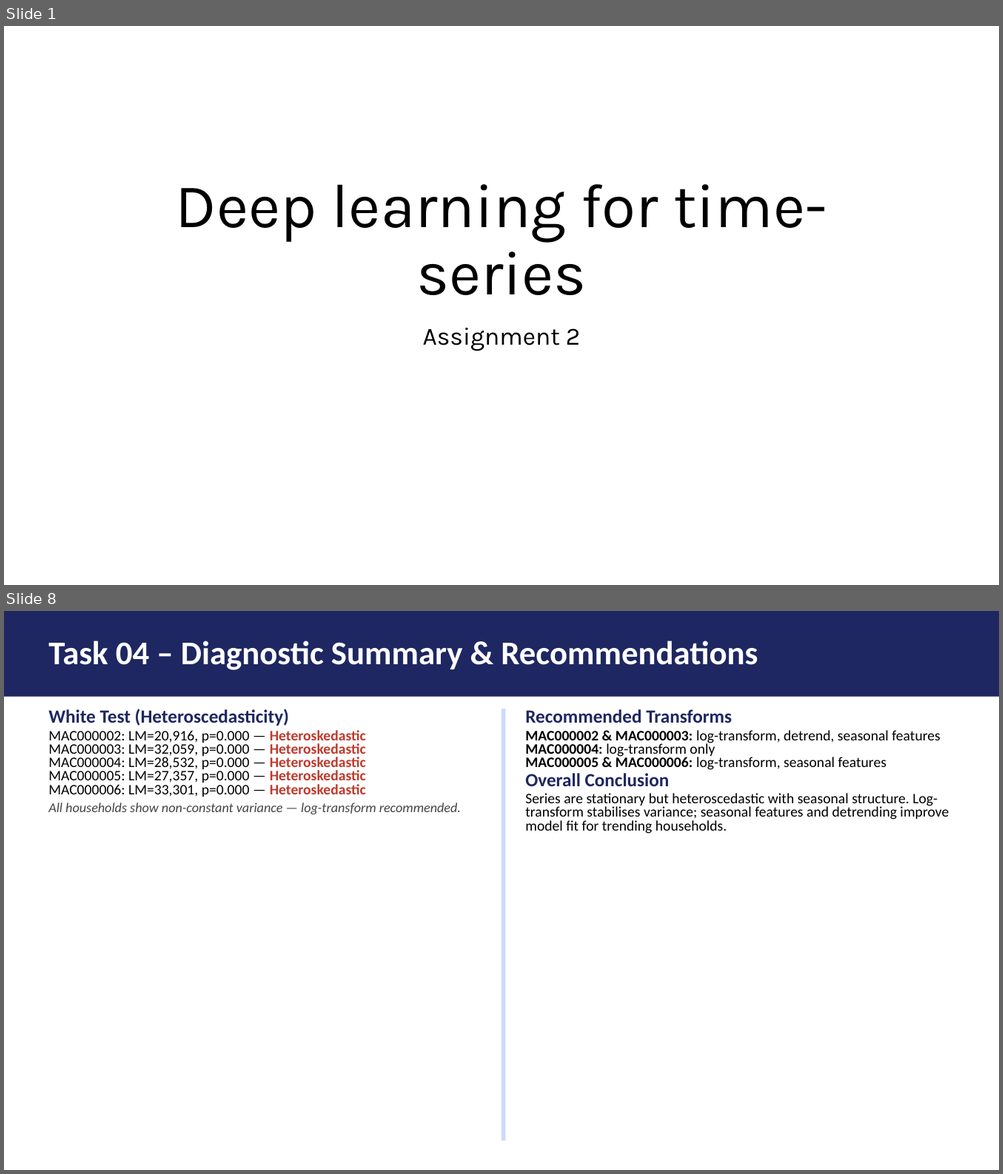
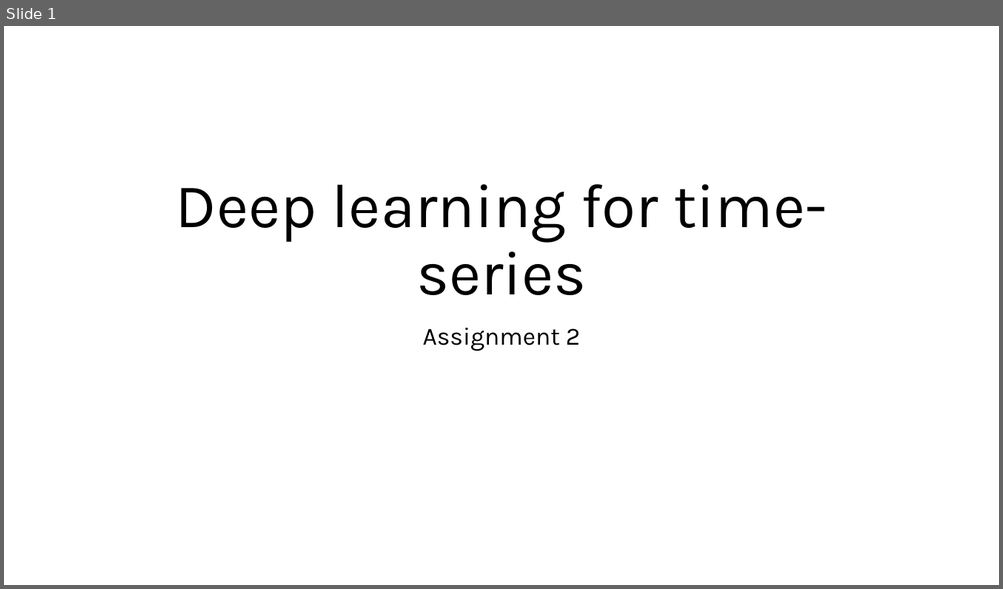
Before and after one commit to FVardi/PhD-Courses, a slide deck: Deep learning for time-series/Assignment 2/Presentation.pptx. Shown one above the other, each under a label of ours: slides 1 and 8 before the commit, slide 1 after it; the slides between them are not shown. The pictures are 1003x1174 and 1003x589 pixels, drawn with LibreOffice and Linux fonts; fonts in the diff are those of the drawing. Boxes give left, top, right and bottom in pixels: in the first picture for what was removed or moved away, otherwise in the second. Text is boxed around its words. In the diff, an @@ line names an element or a change of style, - is before the commit and + after.

Commit message:
Added the correct transforms in tasks 6-10

```diff
--- a/Deep learning for time-series/Assignment 2/Presentation.pptx
+++ b/Deep learning for time-series/Assignment 2/Presentation.pptx
@@ slide 8 removed at (x1=4, y1=611, x2=999, y2=1170), background #FFFFFF @@
@@ rectangle removed at (x1=4, y1=611, x2=999, y2=697) @@
@@ title removed at (x1=48, y1=641, x2=757, y2=670) @@
-Task 04 – Diagnostic Summary & Recommendations
@@ text removed at (x1=48, y1=709, x2=461, y2=815) @@
-White Test (Heteroscedasticity)
-MAC000002: LM=20,916, p=0.000 — Heteroskedastic
-MAC000003: LM=32,059, p=0.000 — Heteroskedastic
-MAC000004: LM=28,532, p=0.000 — Heteroskedastic
-MAC000005: LM=27,357, p=0.000 — Heteroskedastic
-MAC000006: LM=33,301, p=0.000 — Heteroskedastic
-All households show non-constant variance — log-transform recommended.
@@ rectangle removed at (x1=502, y1=709, x2=506, y2=1142) @@
@@ text removed at (x1=525, y1=709, x2=948, y2=834) @@
-Recommended Transforms
-MAC000002 & MAC000003: log-transform, detrend, seasonal features
-MAC000004: log-transform only
-MAC000005 & MAC000006: log-transform, seasonal features
-Overall Conclusion
-Series are stationary but heteroscedastic with seasonal structure. Log-transform stabilises variance; seasonal features and detrending improve model fit for trending households.
```
Also in this commit, not shown: 2 slides changed, 7 slides added, 4 other slides removed, 15 other files.
